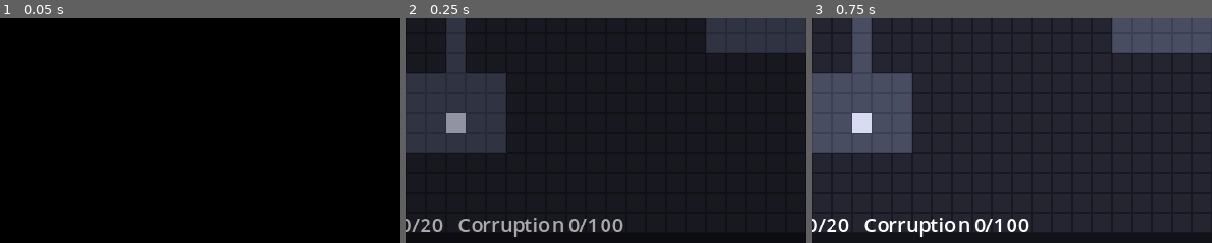
Above: before the commit, frames 1-3 (left to right).
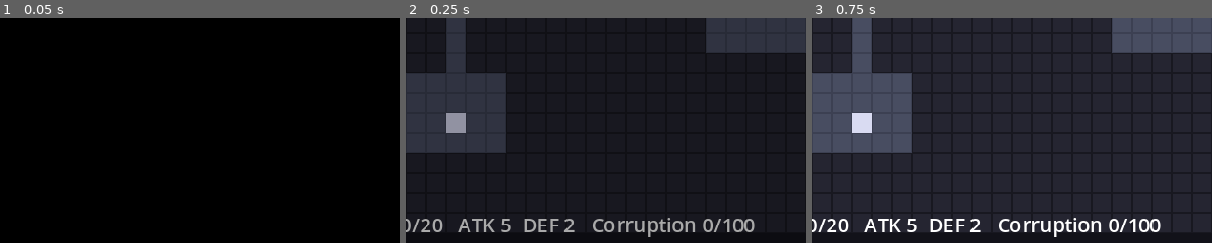
Above: after the commit, the same moments.

Repository: x-alterer/2D-Roguelike-like
Game: Godot game, scene res://scenes/main.tscn
The game is run twice, just before and just after one commit, with the same random seed, the same clock (stepped at 60 frames per second) and the same inputs.
Inputs:
- Up to frame 1 (0.05 s): no input
- Up to frame 2 (0.25 s): no input
- Up to frame 3 (0.75 s): tap Enter (confirm) at 0.5 s; hold Right (move_right) from 0.53 s (still down); hold Enter (confirm) from 0.53 s (still down)
The pictures show only the part of the screen within x 8-58%, y 50-100%; the shares and areas given below are measured in that part.

Frame 1 is identical in both runs. In frame 2, 2.3% of the frame differs, in the area x 13-88%, y 88-98%; in frame 3, 2.4%.

Commit message:
feat: verb mutation, corrupted verbs, band presentation, end overlays (tasks 5.2-5.4)
The encounter menu now renders and dispatches the EFFECTIVE verb name:
the corruption track's cumulative overrides substitute in place (band 2
turns Talk into Intimidate, band 3 turns Resist into Overwhelm), and a
band crossed mid-encounter re-renders the menu immediately. Intimidate
always routs the enemy from the grid with no corruption refund;
Overwhelm force-ends an intimate encounter for 2 HP and no boon, and can
kill. Corruption flows through GameState.add_corruption; crossings come
back as narrated interstitial lines plus stat updates. The athlete's
rect darkens toward armor-crimson per band, and both status panels state
ATK/DEF so the stat trade is visible. Both loss conditions now show
distinct full-screen overlays (bad_end_text on armor-red vs. plain
death) over a paused tree, and Main appends the plan-schema encounter
record to the run log at each resolution. H is a debug +10 corruption
lever (exploration and standalone encounter only) until Phase 9 content
makes the bands reachable naturally.

Co-Authored-By: Claude Fable 5 <noreply@anthropic.com>
Claude-Session: https://claude.ai/code/session_018muKSDbmmuj7g6CxEjXxPM

Diff:
--- a/actors/player.gd
+++ b/actors/player.gd
@@ -15,3 +15,19 @@
 ## GameState.grid_position so the position survives mode switches.
 class_name PlayerActor
 extends GridActor
+
+## Her placeholder color, and the armor-crimson it drowns in band by band.
+const BASE_COLOR := Color(0.92, 0.85, 0.42)
+const CORRUPTED_COLOR := Color(0.6, 0.08, 0.16)
+
+@onready var _rect: ColorRect = $Rect
+
+
+## The palette-swap stand-in for Phase 5's per-band presentation: the
+## corruption shows on her own body, one band at a time. Exploration calls
+## this at spawn (corruption only changes inside encounters, so spawn-time
+## is always current).
+func refresh_corruption_visual() -> void:
+	var band_count := GameState.corruption_track.band_thresholds.size()
+	var t := GameState.corruption_band() / float(maxi(band_count, 1))
+	_rect.color = BASE_COLOR.lerp(CORRUPTED_COLOR, clampf(t, 0.0, 1.0))
--- a/project.godot
+++ b/project.godot
@@ -76,7 +76,7 @@
 "events": [Object(InputEventKey,"resource_local_to_scene":false,"resource_name":"","device":-1,"window_id":0,"alt_press …(190 unchanged characters)…
 ]
 }
-debug_damage={
+debug_corrupt={
 "deadzone": 0.5,
 "events": [Object(InputEventKey,"resource_local_to_scene":false,"resource_name":"","device":-1,"window_id":0,"alt_press …(190 unchanged characters)…
 ]
--- a/scenes/encounter.gd
+++ b/scenes/encounter.gd
@@ -98,7 +98,12 @@
 		&"Resist": _verb_resist,
 		&"Yield": _verb_yield,
 		&"Redirect": _verb_redirect,
+		&"Intimidate": _verb_intimidate,
+		&"Overwhelm": _verb_overwhelm,
 	}
+	# Corruption can cross a band mid-encounter; the menu must mutate the
+	# moment it happens, not on the next encounter (plan task 5.2).
+	Events.corruption_band_crossed.connect(_on_band_crossed)
 
 	_enemy_hp = data.hp
 	_enemy_rect.color = data.color
@@ -121,6 +126,12 @@
 		_standalone_test_index = (_standalone_test_index + 1) % TEST_ENEMIES.size()
 		GameState.reset_run()
 		get_tree().reload_current_scene()
+		return
+	if _standalone and event.is_action_pressed("debug_corrupt"):
+		# Test lever for the corruption arc (Decision 30): current content
+		# can't reach the bands until Phase 9's content pass.
+		_apply_corruption(10)
+		get_viewport().set_input_as_handled()
 		return
 	if _done:
 		return
@@ -154,16 +165,35 @@
 	for i in data.verb_set.size():
 		var label: Label = _menu.get_child(i)
 		var selected := i == _menu_index
-		label.text = ("> " if selected else "  ") + String(data.verb_set[i])
+		# Corruption substitutes verbs in place — same slot, darker meaning
+		# (Phase 5). The data file still lists the original name; the
+		# current band decides what actually renders and resolves.
+		label.text = ("> " if selected else "  ") + String(_effective_verb(data.verb_set[i]))
 		# Dimming the unselected rows is the whole highlight system.
 		label.modulate = Color.WHITE if selected else Color(1, 1, 1, 0.55)
+
+
+## What a listed verb currently IS, after the corruption track's overrides
+## (Talk may be Intimidate now). Rendering and dispatch both go through
+## this, so the player always gets exactly what the menu says.
+func _effective_verb(verb: StringName) -> StringName:
+	return GameState.corruption_verb_overrides().get(verb, verb)
+
+
+func _on_band_crossed(_band: int, crossing_text: String) -> void:
+	if not crossing_text.is_empty():
+		_narrate_append(crossing_text)
+	# Re-render in place: a slot's verb may just have mutated. (The
+	# first-mutation flash that makes this unmissable is Phase 7's task.)
+	_update_menu()
+	_refresh_status()
 
 
 ## Generic dispatch (plan task 3.5): look the verb up, call it. A verb in a
 ## data file with no function here is a content error, reported loudly
 ## instead of crashing (task 3.3's test).
 func _confirm_verb() -> void:
-	var verb: StringName = data.verb_set[_menu_index]
+	var verb: StringName = _effective_verb(data.verb_set[_menu_index])
 	if not _verb_handlers.has(verb):
 		push_error("No resolution function for verb '%s' — add it to _verb_handlers." % verb)
 		_narrate("Nothing happens. ('%s' has no resolution function.)" % verb)
@@ -313,6 +343,35 @@
 		_end_encounter(&"yielded_forced")
 
 
+# --- Corruption-mutated verbs (Phase 5): same slots, darker meanings ---
+
+
+## Talk's band-2 mutation (the athlete's track). Always works — receptivity
+## is irrelevant to a threat — and no corruption changes hands in either
+## direction ("no corruption refund", plan task 5.2). The enemy flees the
+## grid for good.
+func _verb_intimidate() -> void:
+	_take_turn(&"Intimidate")
+	_narrate("%s breaks and runs from what you have become." % data.enemy_name)
+	_end_encounter(&"intimidated")
+
+
+## Resist's band-3 mutation: end the intimate encounter by force. No boon,
+## and the body pays 2 HP (Decision 25) — if that is all she has left, loss
+## condition 1 applies. Power purchased with self, every time.
+func _verb_overwhelm() -> void:
+	_take_turn(&"Overwhelm")
+	GameState.hp = maxi(GameState.hp - 2, 0)
+	_narrate("You end it by force. It costs you a piece of yourself. HP -2.")
+	_refresh_status()
+	if GameState.hp <= 0:
+		_done = true
+		_narrate_append("You fall.")
+		Events.player_died.emit()
+		return
+	_end_encounter(&"overwhelmed")
+
+
 # --- Shared machinery ---
 
 
@@ -348,20 +407,16 @@
 ## The corruption hook (plan task 3.8). Every corruption change in an
 ## encounter flows through here so the status panel updates at the moment
 ## of choice — the moral system only works if the price is visible when
-## it's paid.
+## it's paid. The band engine (stat trades, verb mutations, loss condition
+## 2) lives in GameState.add_corruption; crossings come back to this scene
+## through the corruption_band_crossed signal.
 func _apply_corruption(amount: int) -> void:
 	if amount == 0:
 		return
-	var was_below_max := GameState.corruption < GameState.CORRUPTION_MAX
-	GameState.corruption = mini(GameState.corruption + amount, GameState.CORRUPTION_MAX)
 	_corruption_delta += amount
 	_narrate_append("Corruption +%d." % amount)
-	_refresh_status()
-	if was_below_max and GameState.corruption >= GameState.CORRUPTION_MAX:
-		# Loss condition 2 (lockdown §6), emitted once at the crossing.
-		# Bands and the Bad End screen are Phase 5/6; for now the signal is
-		# the whole event.
-		Events.run_ended.emit(&"corruption")
+	GameState.add_corruption(amount)
+	_refresh_status()
 
 
 ## Every exit path funnels through here with its outcome enum, emitting the
@@ -390,8 +445,10 @@
 
 
 func _refresh_status() -> void:
-	var text := "HP %d/%d\nCorruption %d/%d" % [
-		GameState.hp, GameState.max_hp,
+	# ATK/DEF are stated because corruption trades them (plan task 5.2:
+	# "numbers stated on the status panel").
+	var text := "HP %d/%d   ATK %d  DEF %d\nCorruption %d/%d" % [
+		GameState.hp, GameState.max_hp, GameState.atk, GameState.def_stat,
 		GameState.corruption, GameState.CORRUPTION_MAX,
 	]
 	if data.encounter_flavor == &"intimate":
--- a/scenes/exploration.gd
+++ b/scenes/exploration.gd
@@ -133,6 +133,7 @@
 		# spawn cell to us (technical plan, Decision 16).
 		GameState.grid_position = _entrance_cell
 	_player.place_at(GameState.grid_position)
+	_player.refresh_corruption_visual()
 
 
 ## Builds the run's enemy roster from the map markers — once per run. From
@@ -163,6 +164,14 @@
 
 func _unhandled_input(event: InputEvent) -> void:
 	if _is_ticking or _encounter_fired:
+		return
+	if event.is_action_pressed("debug_corrupt"):
+		# Test lever for the corruption arc (Decision 30): current content
+		# can't reach the bands until Phase 9's content pass.
+		GameState.add_corruption(10)
+		_player.refresh_corruption_visual()
+		_refresh_status()
+		get_viewport().set_input_as_handled()
 		return
 	if event.is_action_pressed("wait"):
 		# Wait: skip the action, the world still ticks (lockdown §2).
@@ -298,7 +307,8 @@
 
 
 func _refresh_status() -> void:
-	_status_label.text = "HP %d/%d   Corruption %d/%d" % [
-		GameState.hp, GameState.max_hp,
+	# ATK/DEF are stated because corruption trades them (plan task 5.2).
+	_status_label.text = "HP %d/%d   ATK %d  DEF %d   Corruption %d/%d" % [
+		GameState.hp, GameState.max_hp, GameState.atk, GameState.def_stat,
 		GameState.corruption, GameState.CORRUPTION_MAX,
 	]
--- a/scenes/main.gd
+++ b/scenes/main.gd
@@ -28,6 +28,7 @@
 ## already granted inside the encounter.
 const REMOVE_OUTCOMES: Array[StringName] = [
 	&"victory", &"talked_down", &"redirected", &"yielded", &"yielded_forced",
+	&"intimidated", &"overwhelmed",
 ]
 ## Outcomes that leave the enemy in place and grant the lockdown §3
 ## one-tick encounter immunity on return.
@@ -43,6 +44,9 @@
 var _switching := false
 
 @onready var _fade_rect: ColorRect = $FadeLayer/FadeRect
+@onready var _end_layer: CanvasLayer = $EndLayer
+@onready var _end_rect: ColorRect = $EndLayer/EndRect
+@onready var _end_label: Label = $EndLayer/EndLabel
 
 
 func _ready() -> void:
@@ -96,11 +100,16 @@
 
 ## Applies the outcome to the world, then returns to the grid (task 4.2).
 func _on_encounter_resolved(result: Dictionary) -> void:
-	if _switching:
+	if _switching or GameState.run_over:
+		# run_over: the run ended mid-encounter (corruption max) — the end
+		# overlay is already up and the tree is pausing; don't swap scenes
+		# underneath it.
 		return
 	var outcome: StringName = result.get("outcome", &"")
 	var engaged: int = GameState.engaged_enemy_index
 	GameState.engaged_enemy_index = -1
+	if engaged >= 0 and engaged < GameState.enemy_roster.size():
+		_log_encounter(GameState.enemy_roster[engaged]["data"], result)
 	if outcome in REMOVE_OUTCOMES:
 		if engaged >= 0 and engaged < GameState.enemy_roster.size():
 			GameState.enemy_roster.remove_at(engaged)
@@ -109,10 +118,44 @@
 	exit_encounter(result)
 
 
+## Appends the plan-schema encounter record to the run log (pulled forward
+## from Phase 6 because Phase 5's run-end record consumes it, Decision 28).
+func _log_encounter(enemy_data: EnemyData, result: Dictionary) -> void:
+	GameState.run_log.append({
+		"enemy_name": enemy_data.enemy_name,
+		"encounter_flavor": enemy_data.encounter_flavor,
+		"trigger_type": enemy_data.trigger_type,
+		"verbs_chosen": result.get("verbs_chosen", []),
+		"outcome": result.get("outcome", &""),
+		"corruption_delta": result.get("corruption_delta", 0),
+		"turns_elapsed": result.get("turns_elapsed", 0),
+	})
+
+
 func _on_player_died() -> void:
-	# End screens are Phase 6; until then the signal is just acknowledged.
-	print("Main: player_died received (death screen arrives in Phase 6)")
+	# Loss condition 1. end_run records the run and re-emits through
+	# run_ended, where the overlay is chosen — one place decides visuals.
+	GameState.end_run(&"death")
 
 
 func _on_run_ended(reason: StringName) -> void:
-	print("Main: run_ended received, reason '%s' (end screens arrive in Phase 6)" % reason)
+	match reason:
+		&"corruption":
+			# Loss condition 2 gets the DISTINCT end (lockdown §6): her
+			# track's Bad End text on an armor-red field.
+			_show_end_overlay(GameState.corruption_track.bad_end_text, Color(0.22, 0.02, 0.05, 0.95))
+		&"death":
+			_show_end_overlay("She falls.\n\nThe dream closes over the place she was.",
+					Color(0.04, 0.04, 0.07, 0.95))
+		_:
+			_show_end_overlay("The run is over. (%s)" % reason, Color(0.04, 0.04, 0.07, 0.95))
+
+
+## Minimal run-over screen (Decision 27): overlay plus a paused tree. The
+## title -> run -> end -> title loop is Phase 6; until then, relaunch.
+func _show_end_overlay(text: String, tint: Color) -> void:
+	_end_rect.color = tint
+	# The restart loop is Phase 6; until then the honest instruction is F5.
+	_end_label.text = "%s\n\n(Run over — relaunch to start again.)" % text
+	_end_layer.visible = true
+	get_tree().paused = true
--- a/scenes/main.tscn
+++ b/scenes/main.tscn
@@ -12,3 +12,22 @@
 offset_right = 640.0
 offset_bottom = 360.0
 color = Color(0, 0, 0, 1)
+
+[node name="EndLayer" type="CanvasLayer" parent="."]
+layer = 20
+visible = false
+
+[node name="EndRect" type="ColorRect" parent="EndLayer"]
+offset_right = 640.0
+offset_bottom = 360.0
+color = Color(0.04, 0.04, 0.07, 0.95)
+
+[node name="EndLabel" type="Label" parent="EndLayer"]
+offset_left = 60.0
+offset_top = 60.0
+offset_right = 580.0
+offset_bottom = 300.0
+text = ""
+horizontal_alignment = 1
+vertical_alignment = 1
+autowrap_mode = 3
Not shown, changed: docs/technical-plan.md
